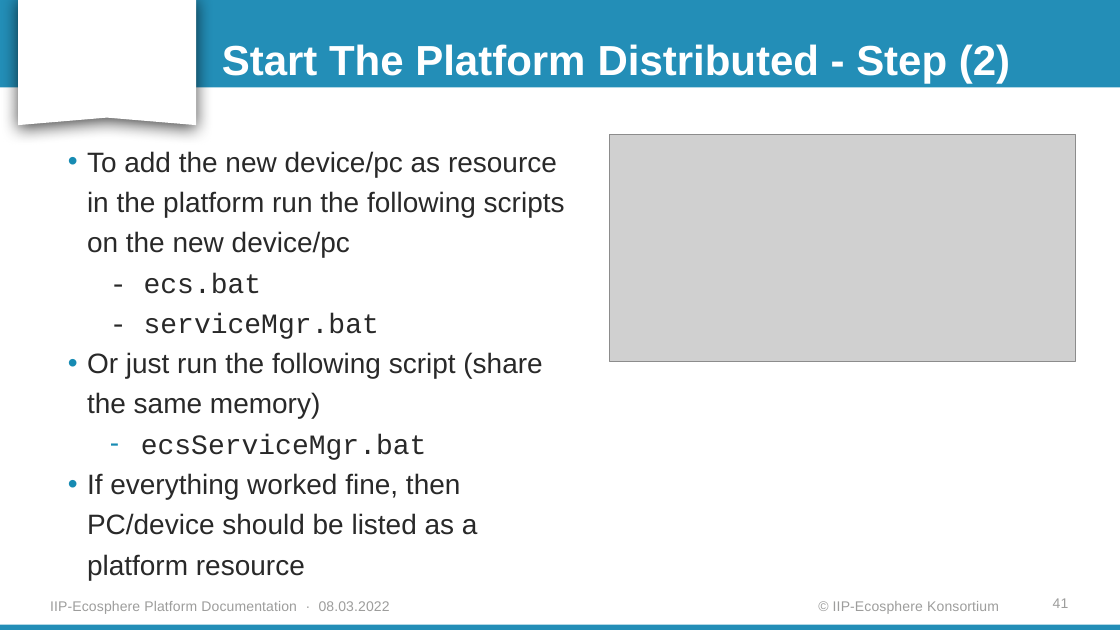
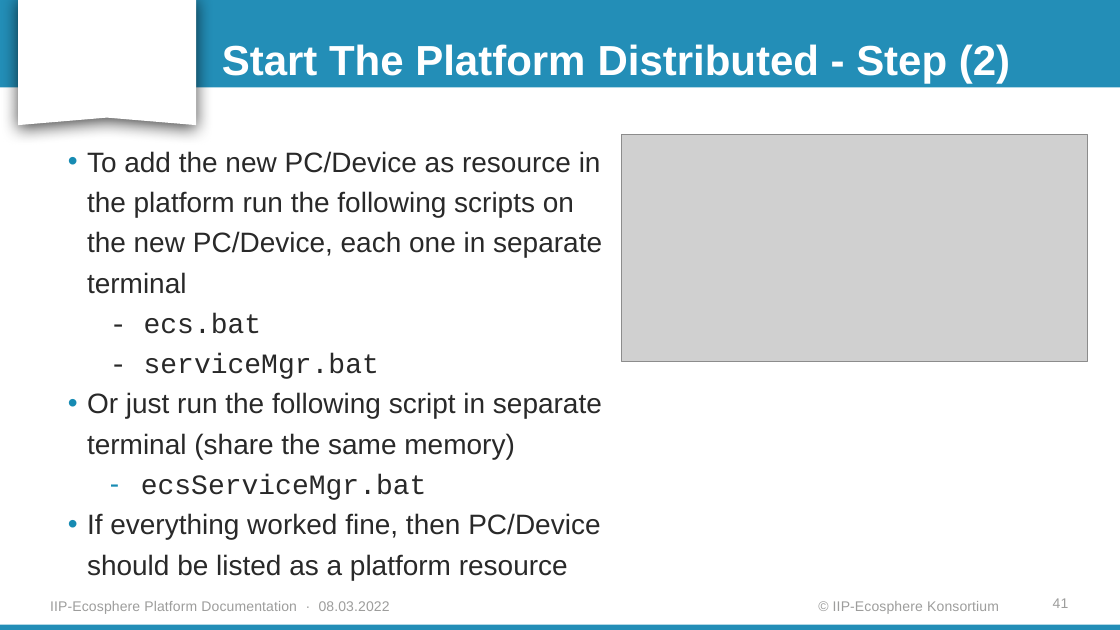
Before and after one commit to iip-ecosphere/platform, a slide deck: slide 41 of platform/documentation/Platform_Installation_Guide_for_Windows.pptx. Drawn at 1120x630 pixels with LibreOffice and Linux fonts; fonts in the diff are those of the drawing; grey boxes stand for pictures; background and template pictures are left out. Boxes give left, top, right and bottom in pixels: in the first picture for what was removed or moved away, otherwise in the second. Text is boxed around its words. In the diff, an @@ line names an element or a change of style, - is before the commit and + after.

Commit message:
Update the slides

```diff
--- a/platform/documentation/Platform_Installation_Guide_for_Windows.pptx
+++ b/platform/documentation/Platform_Installation_Guide_for_Windows.pptx
@@ picture: place and size @@
-picture at bbox=[609, 134, 1075, 361]
+picture at bbox=[621, 134, 1087, 361]
@@ text at bbox=[87, 151, 602, 294]: text changed @@
-• To add the new device/pc as resource in the platform run the following scripts on the new device/pc
+• To add the new PC/Device as resource in the platform run the following scripts on the new PC/Device, each one in separate terminal
@@ text at bbox=[87, 392, 602, 459]: text changed @@
-• Or just run the following script (share the same memory)
+• Or just run the following script in separate terminal (share the same memory)
@@ text at bbox=[87, 513, 600, 580]: text changed @@
-• If everything worked fine, then PC/device should be listed as a platform resource
+• If everything worked fine, then PC/Device should be listed as a platform resource
```
Also in this commit, not shown: 3 other slides changed, 3 other files.
